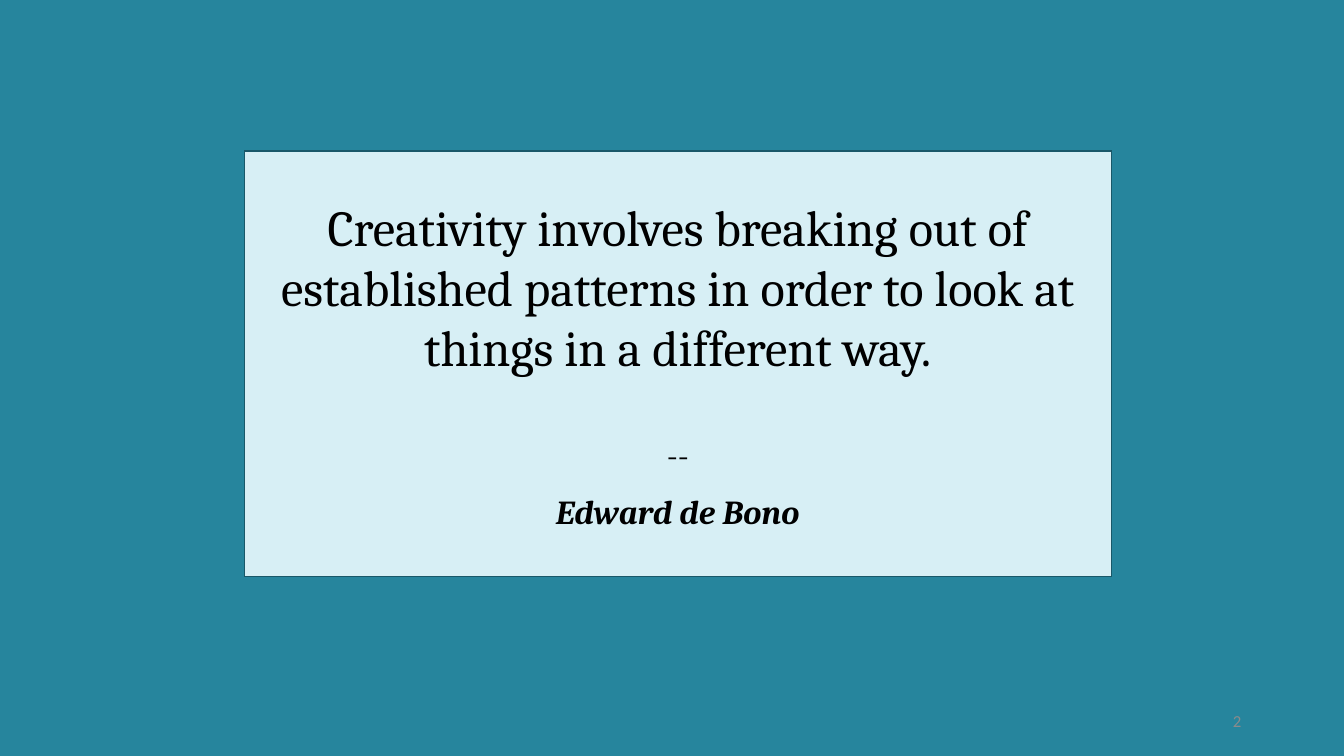
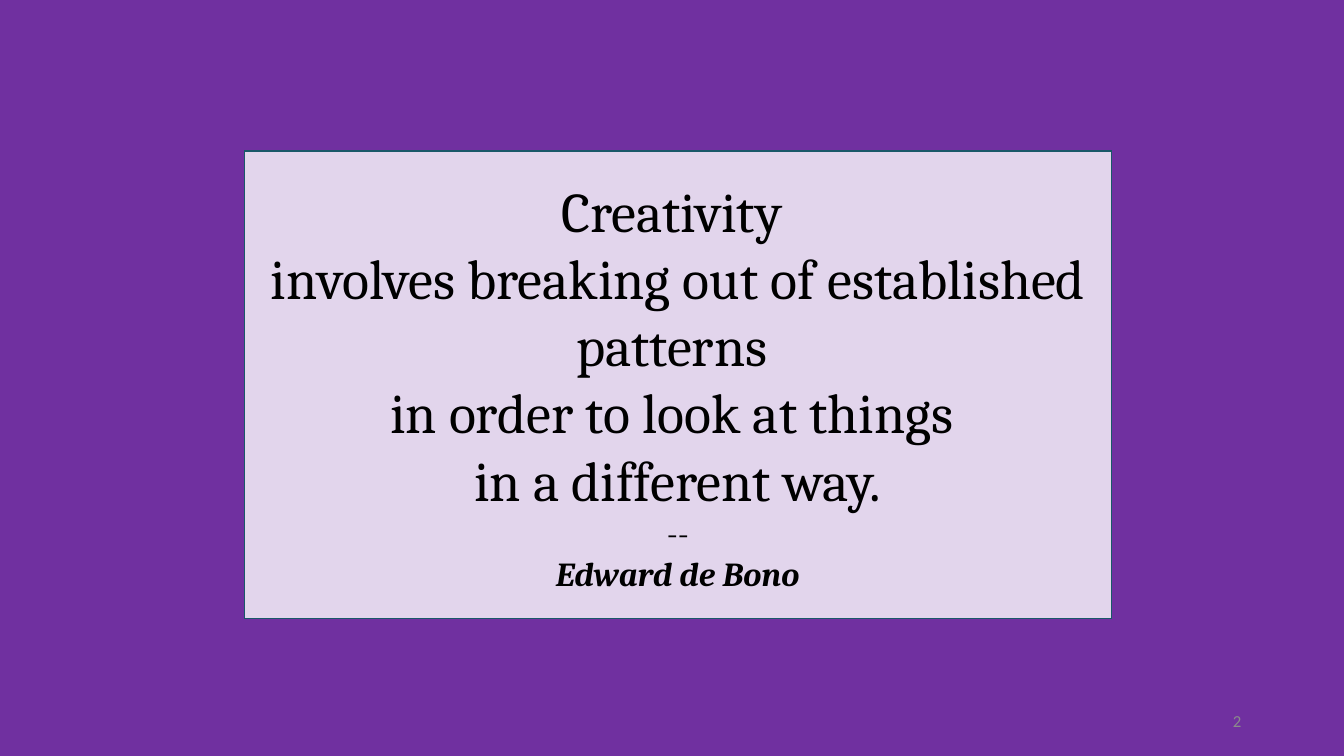
Before and after one commit to CEHS-research/PSY-6600_public, a slide deck: slide 2 of slides/Ch19-20_categorical.pptx. Drawn at 1344x756 pixels with LibreOffice and Linux fonts; fonts in the diff are those of the drawing. Boxes give left, top, right and bottom in pixels: in the first picture for what was removed or moved away, otherwise in the second. Text is boxed around its words. In the diff, an @@ line names an element or a change of style, - is before the commit and + after.

```diff
--- a/slides/Ch19-20_categorical.pptx
+++ b/slides/Ch19-20_categorical.pptx
@@ background #26859D to #7030A0 @@
@@ rounded rectangle "Creativity": place and size @@
-rounded rectangle "Creativity" at box(244, 151, 1111, 577)
+rounded rectangle "Creativity" at box(244, 151, 1111, 619)
@@ rounded rectangle "Creativity" at box(244, 151, 1111, 619): fill #D7EFF5 to #FFFFFF at 80% opacity @@
@@ text in rounded rectangle at box(271, 194, 1085, 513): text changed; size 36 to 40 pt @@
-Creativity involves breaking out of established patterns in order to look at things in a different way.
---
+Creativity
+involves breaking out of established patterns
+in order to look at things
+in a different way.
+--
@@ text in rounded rectangle at box(556, 562, 800, 587): less space between paragraphs @@
@@ page number added at box(1233, 716, 1241, 727), 12 pt, text #8C8C8C @@
+2
```
Also in this commit, not shown: 22 other slides changed, 9 slides added, 2 slides removed, 1 other file.
